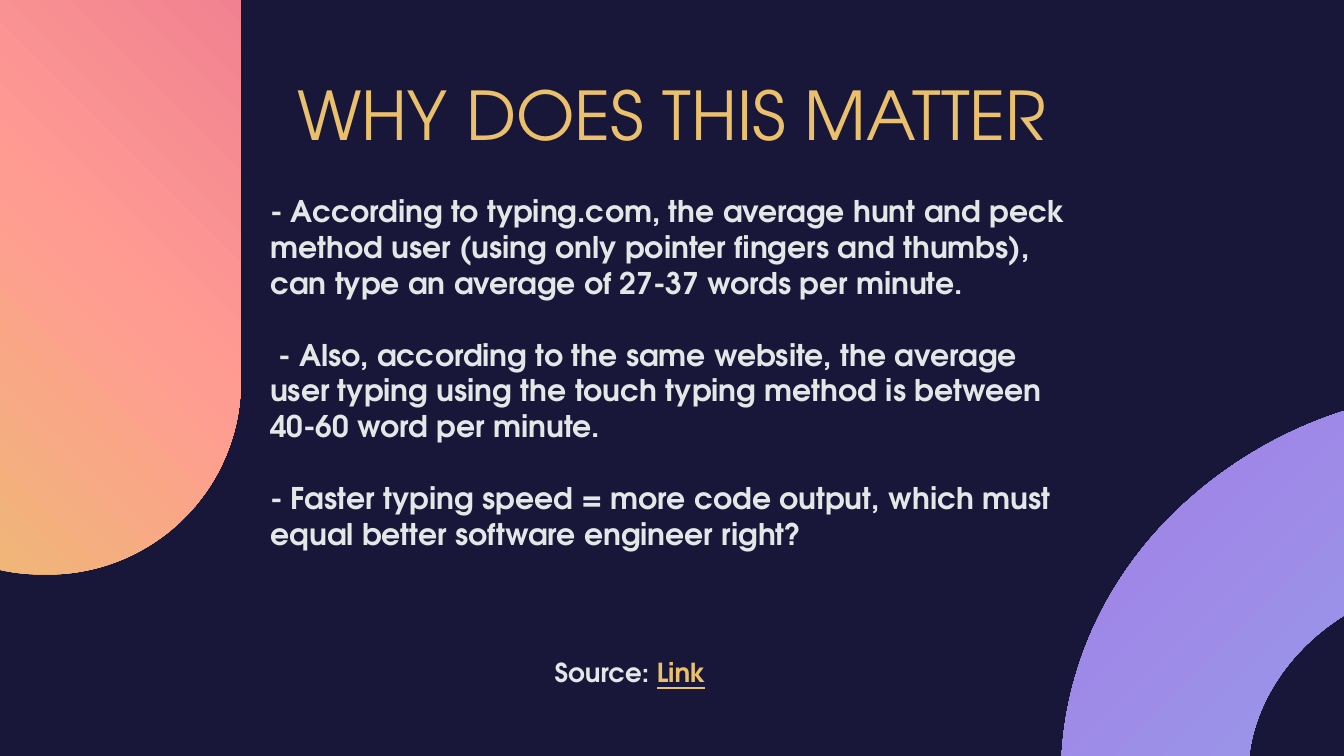
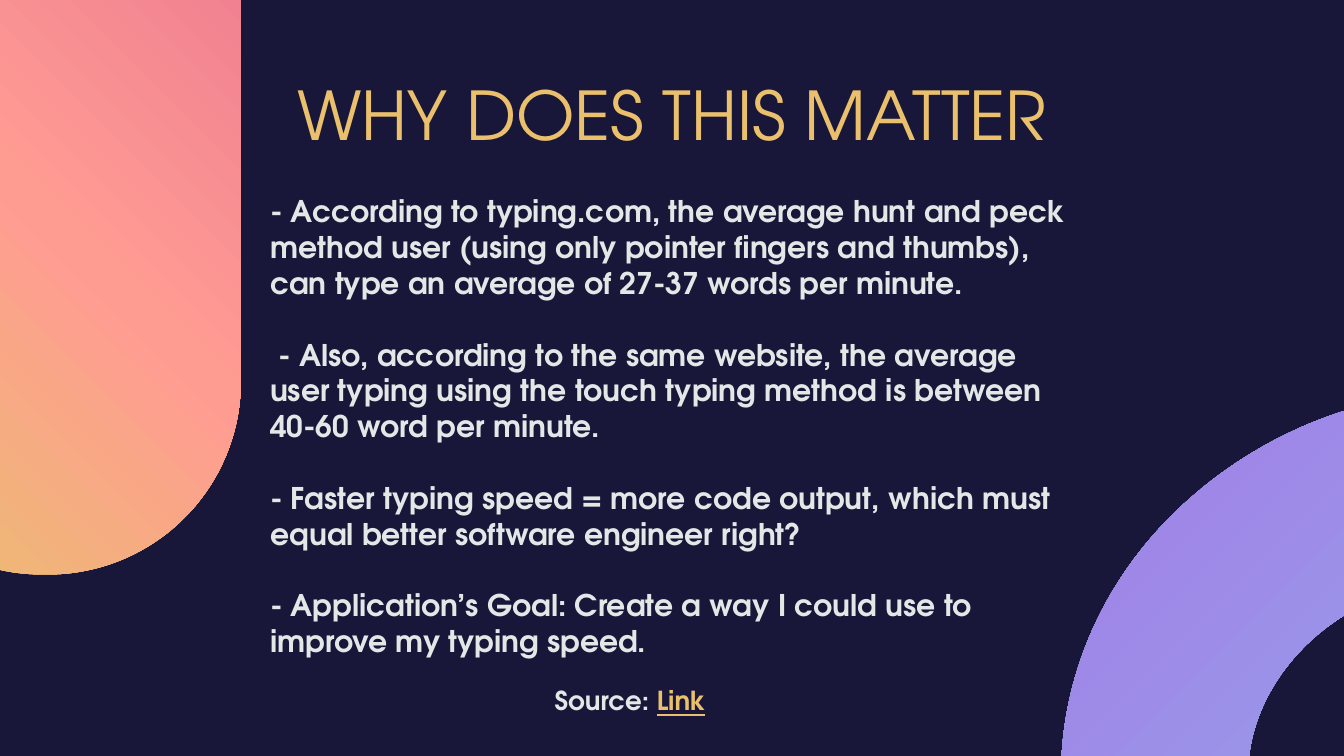
Before and after one commit to JacobKustra/cs-665-assignment-project, a slide deck: slide 3 of Touch Typing Project - CS665.pptx. Drawn at 1344x756 pixels with LibreOffice and Linux fonts; fonts in the diff are those of the drawing; background and template pictures are left out. Boxes give left, top, right and bottom in pixels: in the first picture for what was removed or moved away, otherwise in the second. Text is boxed around its words. In the diff, an @@ line names an element or a change of style, - is before the commit and + after.

```diff
--- a/Touch Typing Project - CS665.pptx
+++ b/Touch Typing Project - CS665.pptx
@@ text at [270,593,972,659]: paragraph added @@
+- Application’s Goal: Create a way I could use to improve my typing speed.
@@ text "Source: Link": place and size @@
-text "Source: Link" at [555,662,706,689]
+text "Source: Link" at [555,690,706,716]
```
Also in this commit, not shown: 4 other slides changed, 1 other file.
